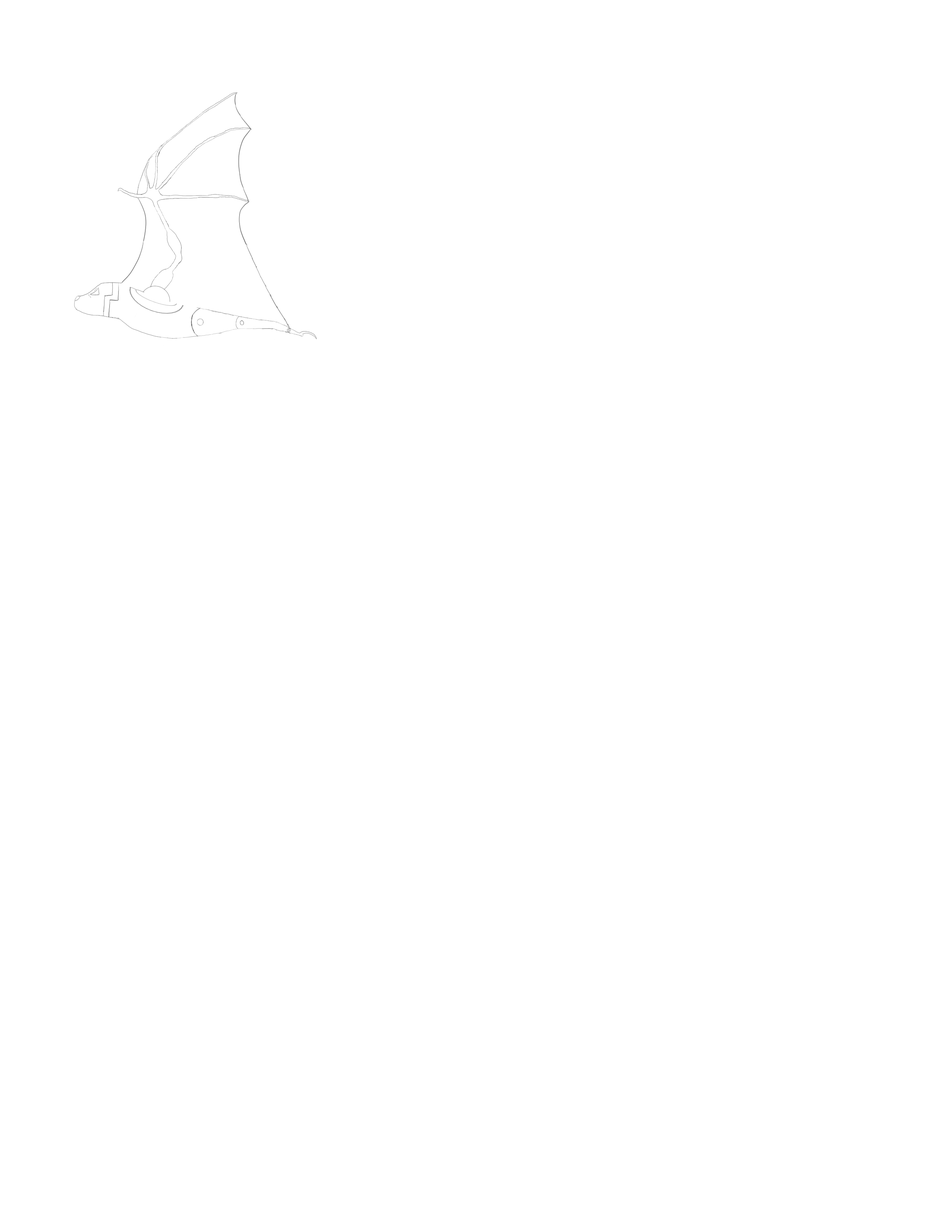
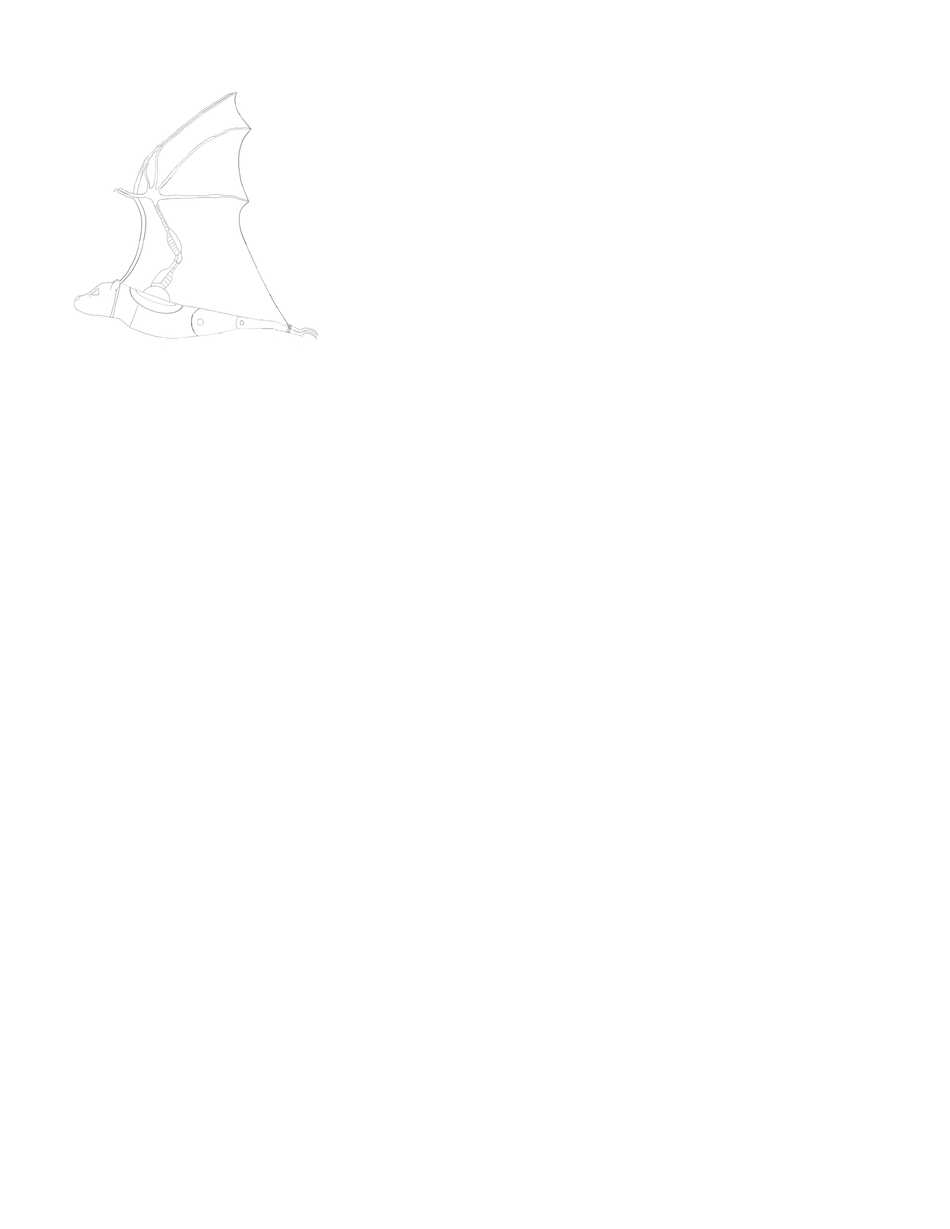
Comparing the layer stacks of the two 950x1229 images. Changes:
added group "Beeg Bat" with 25 layers above "Background" over bbox(98, 93, 319, 337)
moved "WingAndMembrane" into group "Beeg Bat" over bbox(98, 93, 319, 337)
painted on "wing" over bbox(98, 93, 310, 334)
added layer "arm detail" in group "WingAndMembrane" over bbox(143, 203, 191, 307)
painted on "arm" over bbox(98, 93, 318, 334)
painted on "shoulder" over bbox(98, 214, 215, 328)
moved "legsAndSuch" into group "Beeg Bat" over bbox(98, 286, 319, 337)
painted on "leggis" over bbox(98, 286, 310, 334)
painted on "leg joints" over bbox(166, 300, 310, 334)
added group "Face" with 4 layers in group "Beeg Bat" over bbox(98, 262, 144, 328)
added layer "ear" in group "Face" over bbox(98, 262, 144, 310)
added layer "NeckFur" in group "Face" over bbox(119, 286, 144, 328)
added layer "straight neck thing" in group "Face" over bbox(98, 262, 144, 328)
moved "Body" into group "Beeg Bat", painted on it over bbox(98, 93, 319, 337)
added group "far elements" with 8 layers in group "Beeg Bat" over bbox(98, 93, 319, 337)
added layer "bg ear" in group "far elements" over bbox(98, 261, 167, 328)
added group "bg wing et al" with 2 layers in group "far elements" over bbox(98, 93, 319, 337)
added layer "bg wing" in group "bg wing et al" over bbox(98, 93, 319, 337)
added layer "bg arm" in group "bg wing et al" over bbox(98, 93, 318, 335)
added group "bg Leggisetc" with 3 layers in group "far elements" over bbox(98, 278, 319, 337)
added layer "bg foot" in group "bg Leggisetc" over bbox(192, 306, 319, 337)
added layer "bg leggis" in group "bg Leggisetc" over bbox(98, 286, 310, 334)
added layer "bg leg joints" in group "bg Leggisetc" over bbox(166, 300, 310, 334)
painted on "Background" over bbox(98, 93, 319, 337)
…and 2 more changes (1 removed, 1 stack)
